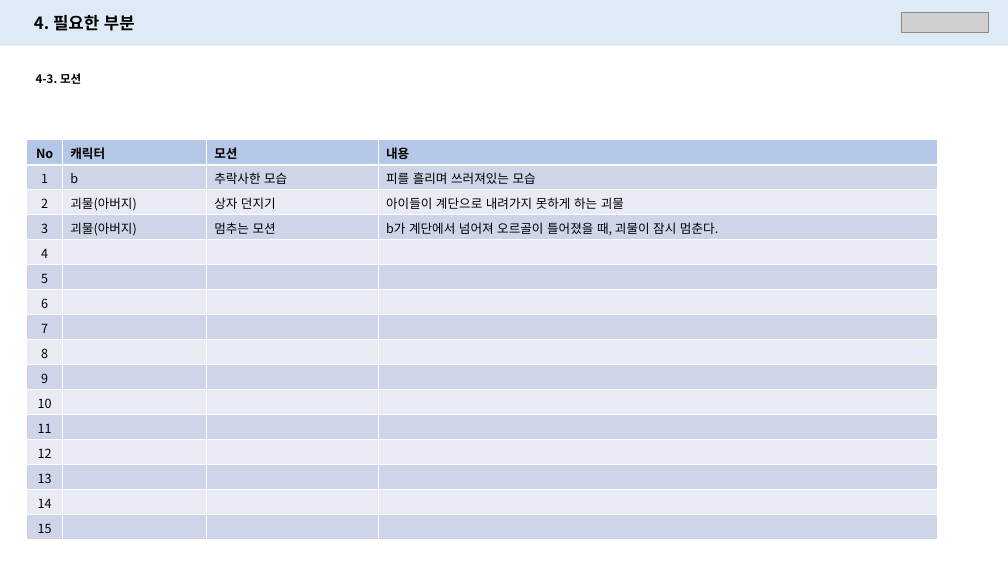
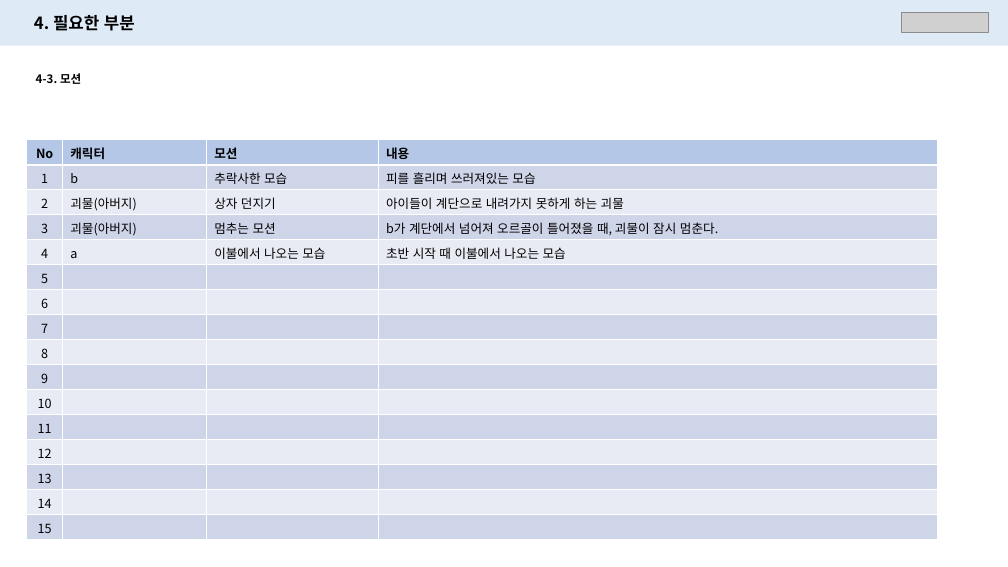
Before and after one commit to PerfectEgg/-Receivers, a slide deck: slide 21 of Doc/Story/캐릭터 설정_v1.02.pptx. Drawn at 1008x567 pixels with LibreOffice and Linux fonts; fonts in the diff are those of the drawing; grey boxes stand for pictures. Boxes give left, top, right and bottom in pixels: in the first picture for what was removed or moved away, otherwise in the second. Text is boxed around its words. In the diff, an @@ line names an element or a change of style, - is before the commit and + after.

```diff
--- a/Doc/Story/캐릭터 설정_v1.02.pptx
+++ b/Doc/Story/캐릭터 설정_v1.02.pptx
@@ table at <box>26,140,937,540</box> @@
-row 5: 4 |  |  | 
+row 5: 4 | a | 이불에서 나오는 모습 | 초반 시작 때 이불에서 나오는 모습
```
Also in this commit, not shown: 3 other slides changed, 6 other files.
